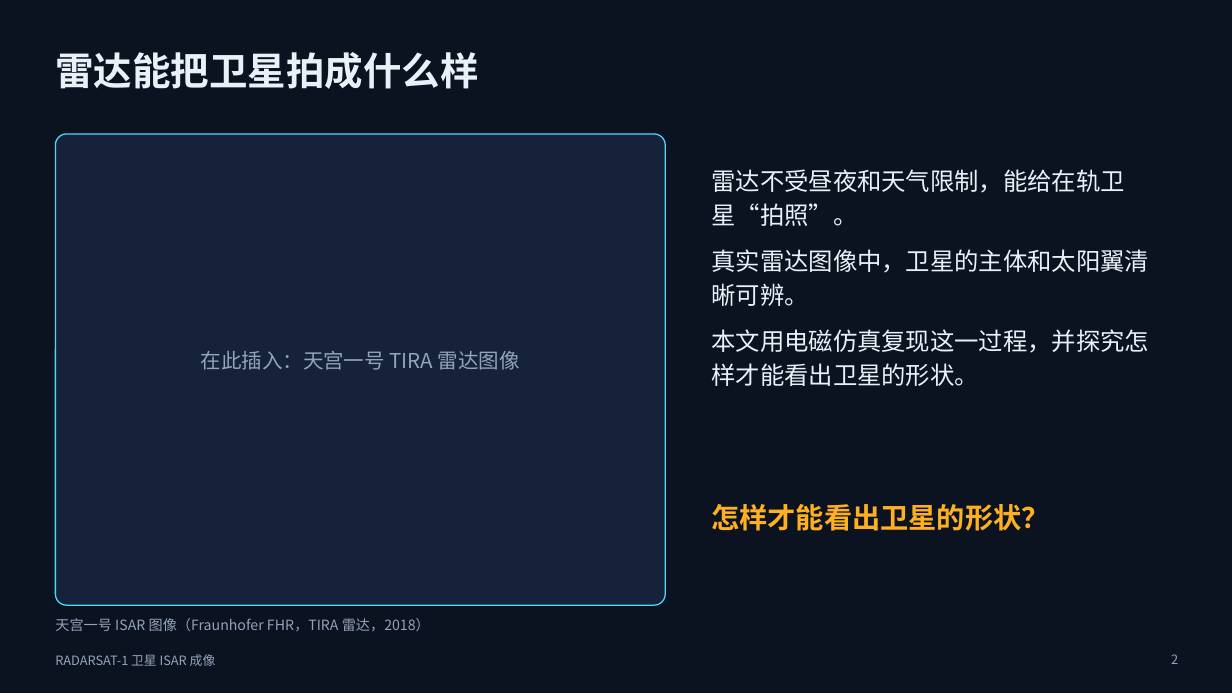
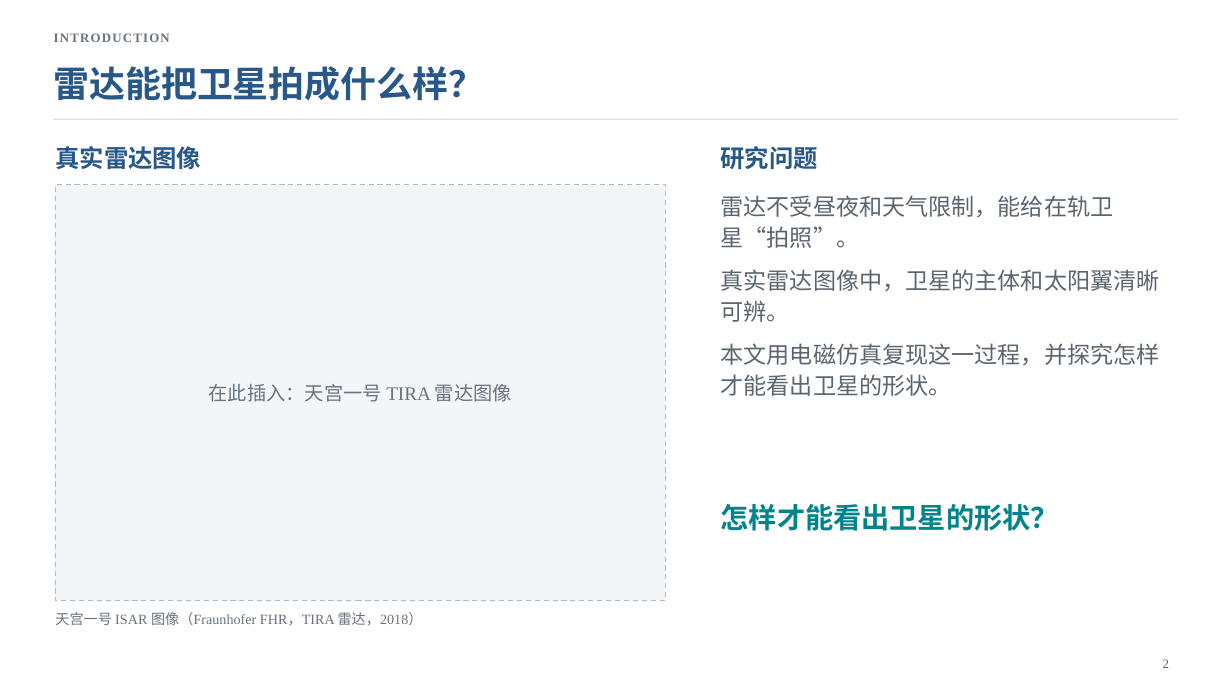
Before and after one commit to anotherdimension1013-del/2026whph, a slide deck: slide 2 of isar/ppt/ISAR_RADARSAT1_汇报.pptx. Drawn at 1232x693 pixels with LibreOffice and Linux fonts; fonts in the diff are those of the drawing; background and template pictures are left out. Boxes give left, top, right and bottom in pixels: in the first picture for what was removed or moved away, otherwise in the second. Text is boxed around its words. In the diff, an @@ line names an element or a change of style, - is before the commit and + after.

```diff
--- a/isar/ppt/ISAR_RADARSAT1_汇报.pptx
+++ b/isar/ppt/ISAR_RADARSAT1_汇报.pptx
@@ background #0B1220 to #FFFFFF @@
@@ text added at box(54, 33, 170, 42), 10 pt, text #68737D, bold @@
+INTRODUCTION
@@ title at box(54, 66, 485, 101): text changed; size 30 to 28 pt; font Noto Sans CJK SC to Times New Roman; text colour #EAF0F7 to #28578A @@
-雷达能把卫星拍成什么样
+雷达能把卫星拍成什么样？
@@ line added from (54, 119) to (1178, 119), #D9E0E8 1 pt @@
@@ rounded rectangle removed at box(55, 134, 665, 605) @@
@@ text added at box(55, 146, 201, 169), 19 pt, text #28578A, bold @@
+真实雷达图像
@@ text added at box(721, 146, 818, 169), 19 pt, text #28578A, bold @@
+研究问题
@@ rectangle added at box(55, 185, 665, 601), fill #F3F6F9, outline #AFBAC5 1 pt dashed @@
@@ text "雷达不受昼夜和天气限制，能给在轨卫星“拍照”。": place and size @@
-text "雷达不受昼夜和天气限制，能给在轨卫星“拍照”。" at box(711, 169, 1149, 386)
+text "雷达不受昼夜和天气限制，能给在轨卫星“拍照”。" at box(721, 195, 1160, 396)
@@ text "雷达不受昼夜和天气限制，能给在轨卫星“拍照”。" at box(721, 195, 1160, 396): size 19 to 18 pt, font Noto Sans CJK SC to Times New Roman, text colour #EAF0F7 to #5A6570; line spacing 1.15 to 1.12; less space between paragraphs @@
@@ text "在此插入：天宫一号 TIRA 雷达图像": place and size @@
-text "在此插入：天宫一号 TIRA 雷达图像" at box(201, 351, 520, 370)
+text "在此插入：天宫一号 TIRA 雷达图像" at box(209, 384, 512, 402)
@@ text "在此插入：天宫一号 TIRA 雷达图像" at box(209, 384, 512, 402): size 16 to 15 pt, font Noto Sans CJK SC to Times New Roman, text colour #93A3B8 to #68737D @@
@@ text "怎样才能看出卫星的形状？": place and size @@
-text "怎样才能看出卫星的形状？" at box(711, 504, 1049, 531)
+text "怎样才能看出卫星的形状？" at box(721, 504, 1059, 531)
@@ text "怎样才能看出卫星的形状？" at box(721, 504, 1059, 531): font Noto Sans CJK SC to Times New Roman, text colour #FFB020 to #00848B @@
@@ text "天宫一号 ISAR 图像（Fraunhofer FHR，TIRA 雷达，2018）" at box(55, 612, 423, 625): font Noto Sans CJK SC to Times New Roman, text colour #93A3B8 to #68737D @@
@@ text removed at box(55, 654, 216, 666) @@
-RADARSAT-1 卫星 ISAR 成像
@@ page number: place and size @@
-page number at box(1171, 654, 1178, 664)
+page number at box(1163, 659, 1169, 668)
@@ page number at box(1163, 659, 1169, 668): font Noto Sans CJK SC to Times New Roman, text colour #93A3B8 to #5A6570 @@
```
Also in this commit, not shown: 12 other slides changed, 19 other files.
